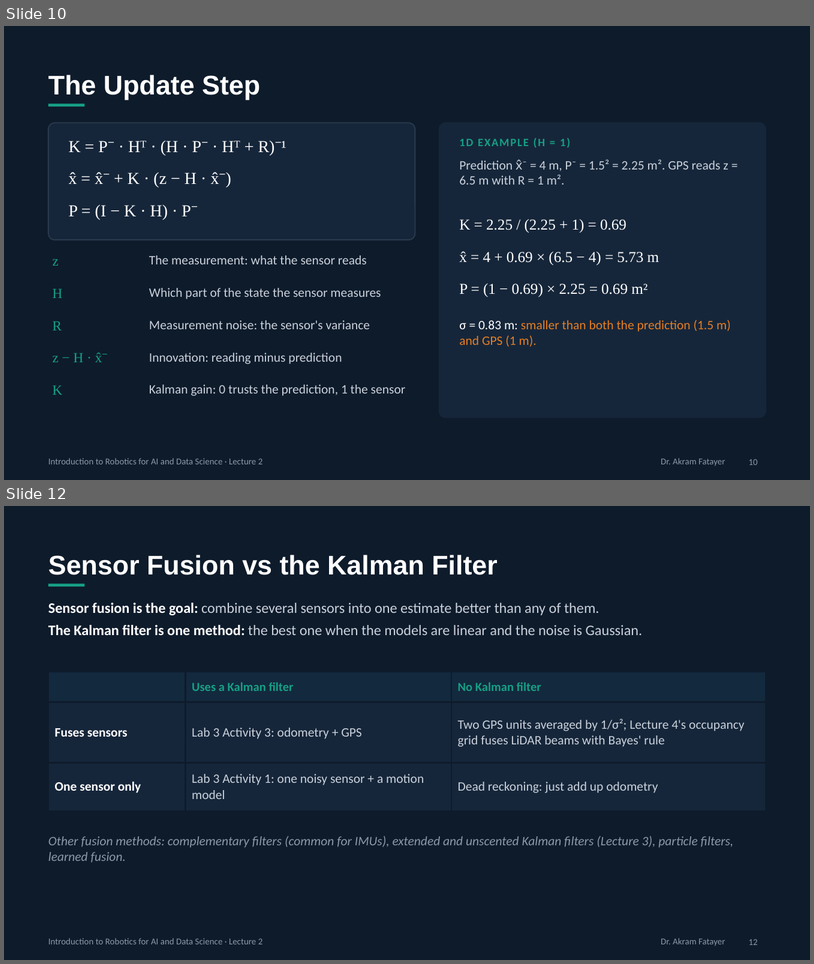
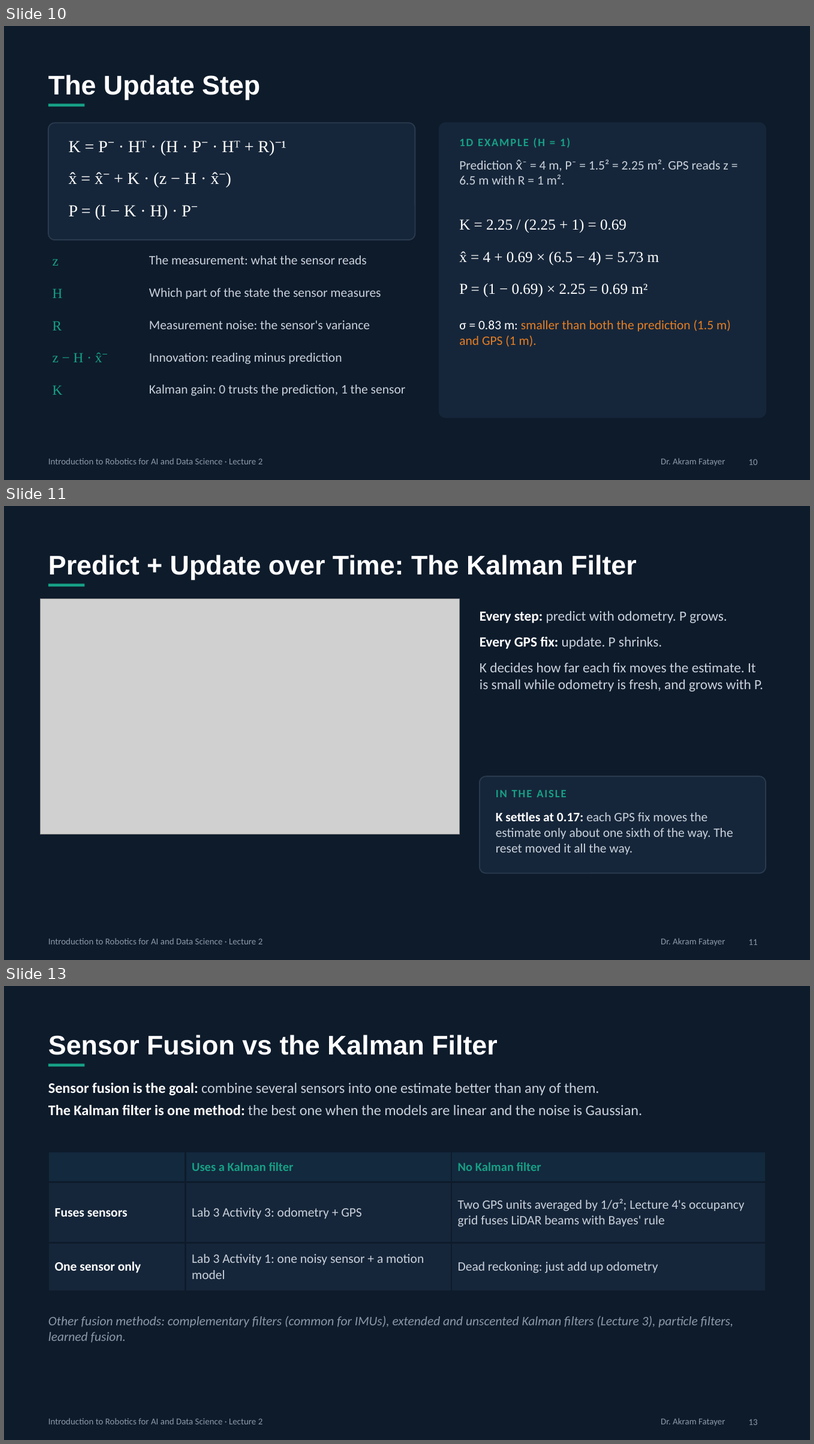
Before and after one commit to akramfatayer/zuj-robotics, a slide deck: lectures/Robot_Localization_and_State_Estimation.pptx. Shown one above the other, each under a label of ours: slides 10 and 12 before the commit, slides 10, 11 and 13 after it; the slides between them are not shown. The pictures are 814x964 and 814x1444 pixels, drawn with LibreOffice and Linux fonts; fonts in the diff are those of the drawing; grey boxes stand for pictures. Boxes give left, top, right and bottom in pixels: in the first picture for what was removed or moved away, otherwise in the second. Text is boxed around its words. In the diff, an @@ line names an element or a change of style, - is before the commit and + after.

```diff
--- a/lectures/Robot_Localization_and_State_Estimation.pptx
+++ b/lectures/Robot_Localization_and_State_Estimation.pptx
@@ slide 11 added at (4,506,810,960), background #0E1B2B; not listed: 3 template elements that a slide beside it also shows @@
@@ title added at (48,555,636,580), 24 pt, text #FFFFFF, bold @@
+Predict + Update over Time: The Kalman Filter
@@ picture added at (40,599,459,834) @@
@@ text added at (480,611,764,691), 12.5 pt, text #C9D1DB @@
+Every step: predict with odometry. P grows.
+Every GPS fix: update. P shrinks.
+K decides how far each fix moves the estimate. It is small while odometry is fresh, and grows with P.
@@ rounded rectangle added at (480,776,766,873), fill #16263A, outline #2A3A4E 1 pt @@
@@ text added at (496,790,566,797), 10 pt, text #16A085, bold @@
+IN THE AISLE
@@ text added at (496,812,733,855), 11.5 pt, text #C9D1DB @@
+K settles at 0.17: each GPS fix moves the estimate only about one sixth of the way. The reset moved it all the way.
@@ page number added at (749,939,758,945), 8 pt, text #8C99A8 @@
+11
@@ what was slide 12 is now slide 13 @@
@@ page number at (749,1419,758,1425): text changed @@
-12
+13
```
Also in this commit, not shown: 5 slides changed, 1 other slide added, 1 slide removed, 1 other file.
